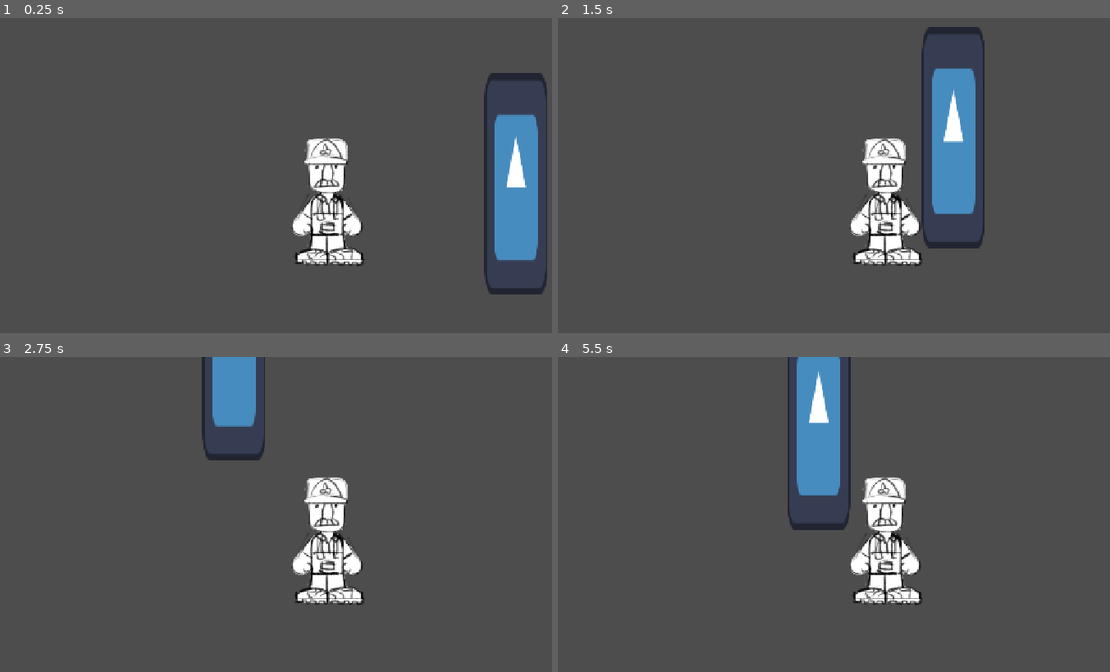
Above: before the commit, frames 1-4 (two rows, left to right).
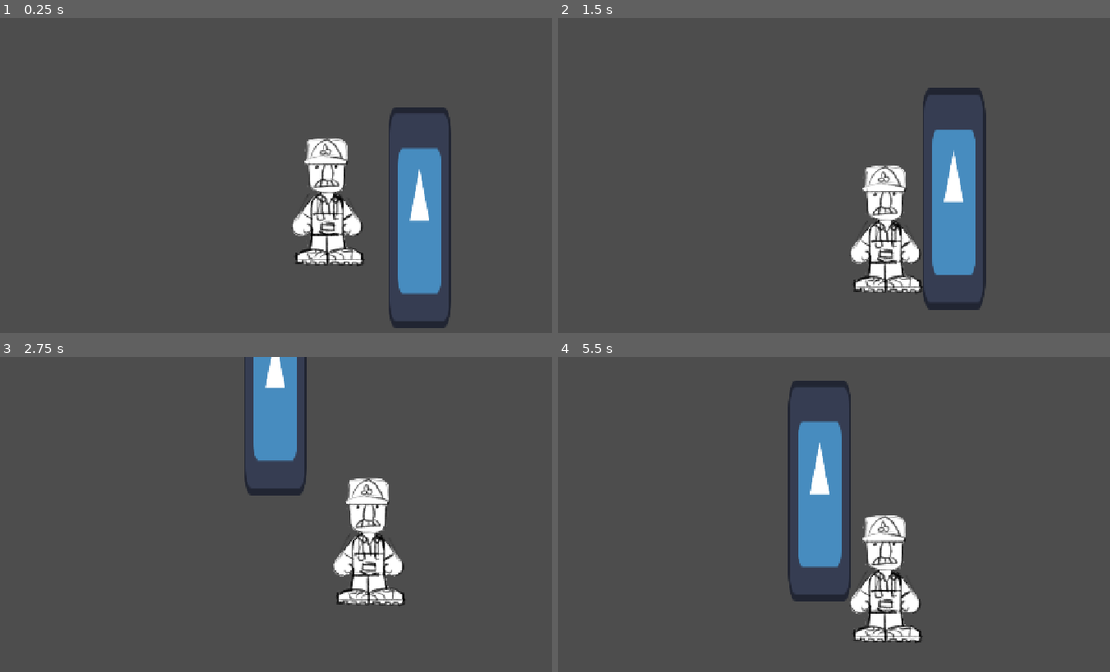
Above: after the commit, the same moments.

Repository: amtf1/last-farm
Game: Godot game, scene res://scenes/TestWorld.tscn
The game is run twice, just before and just after one commit, with the same random seed, the same clock (stepped at 60 frames per second) and the same inputs. The project has no main scene, so this scene is started directly. The engine's default icon, where the game draws it, is replaced by a stand-in: a white triangle on a blue panel in a dark square.
Inputs:
- Up to frame 1 (0.25 s): no input
- Up to frame 2 (1.5 s): tap Enter at 0.5 s; hold D (move_right) 0.53-1.28 s; hold S (move_down) from 1.28 s (still down)
- Up to frame 3 (2.75 s): release S (move_down) at 2.03 s; hold D (move_right) from 2.03 s (still down)
- Up to frame 4 (5.5 s): release D (move_right) at 2.78 s; hold W (move_up) 2.78-3.53 s; hold A (move_left) 3.53-5.03 s; tap Space at 5 s; hold S (move_down) from 5.03 s (still down)

The runs differ from the first frame. In frame 1, 9.1% of the frame differs, in the area x 70-100%, y 17-99%; in frame 2, 8.4%; in frame 3, 10%, in the area x 36-74%, y 0-79%; in frame 4, 8.6%.

Commit message:
fix: Collision shape do personagem(coloquei só no pé)

Diff:
--- a/project.godot
+++ b/project.godot
@@ -33,14 +33,34 @@
 "events": [Object(InputEventKey,"resource_local_to_scene":false,"resource_name":"","device":-1,"window_id":0,"alt_press …(192 unchanged characters)…
 ]
 }
-move_left={
-"deadzone": 0.2,
-"events": [null, Object(InputEventKey,"resource_local_to_scene":false,"resource_name":"","device":-1,"window_id":0,"alt_pressed":false,"shift_pressed":false,"ctrl_pressed":false,"meta_pressed":false,"pressed":false,"keycode":0,"physical_keycode":65,"key_label":0,"unicode":97,"location":0,"echo":false,"script":null)
-]
-}
 move_right={
 "deadzone": 0.2,
 "events": [Object(InputEventKey,"resource_local_to_scene":false,"resource_name":"","device":-1,"window_id":0,"alt_press …(192 unchanged characters)…
+]
+}
+move_left={
+"deadzone": 0.2,
+"events": [Object(InputEventKey,"resource_local_to_scene":false,"resource_name":"","device":-1,"window_id":0,"alt_pressed":false,"shift_pressed":false,"ctrl_pressed":false,"meta_pressed":false,"pressed":false,"keycode":0,"physical_keycode":65,"key_label":0,"unicode":97,"location":0,"echo":false,"script":null)
+]
+}
+attack={
+"deadzone": 0.2,
+"events": [Object(InputEventMouseButton,"resource_local_to_scene":false,"resource_name":"","device":-1,"window_id":0,"alt_pressed":false,"shift_pressed":false,"ctrl_pressed":false,"meta_pressed":false,"button_mask":0,"position":Vector2(0, 0),"global_position":Vector2(0, 0),"factor":1.0,"button_index":1,"canceled":false,"pressed":false,"double_click":false,"script":null)
+]
+}
+interact={
+"deadzone": 0.2,
+"events": [Object(InputEventKey,"resource_local_to_scene":false,"resource_name":"","device":-1,"window_id":0,"alt_pressed":false,"shift_pressed":false,"ctrl_pressed":false,"meta_pressed":false,"pressed":false,"keycode":0,"physical_keycode":69,"key_label":0,"unicode":101,"location":0,"echo":false,"script":null)
+]
+}
+weapon_1={
+"deadzone": 0.2,
+"events": [Object(InputEventKey,"resource_local_to_scene":false,"resource_name":"","device":-1,"window_id":0,"alt_pressed":false,"shift_pressed":false,"ctrl_pressed":false,"meta_pressed":false,"pressed":false,"keycode":0,"physical_keycode":49,"key_label":0,"unicode":49,"location":0,"echo":false,"script":null)
+]
+}
+weapon_2={
+"deadzone": 0.2,
+"events": [Object(InputEventKey,"resource_local_to_scene":false,"resource_name":"","device":-1,"window_id":0,"alt_pressed":false,"shift_pressed":false,"ctrl_pressed":false,"meta_pressed":false,"pressed":false,"keycode":0,"physical_keycode":50,"key_label":0,"unicode":50,"location":0,"echo":false,"script":null)
 ]
 }
 
--- a/scenes/TestWorld.tscn
+++ b/scenes/TestWorld.tscn
@@ -7,9 +7,6 @@
 size = Vector2(123, 432)
 
 [node name="TestWorld" type="Node2D" unique_id=233641398]
-
-[node name="Player" parent="." unique_id=1791284013 instance=ExtResource("1_o2kn8")]
-position = Vector2(628, 392)
 
 [node name="StaticBody2D" type="StaticBody2D" parent="." unique_id=1140238792]
 position = Vector2(993, 510)
@@ -22,3 +19,6 @@
 position = Vector2(1.4999561, -154.00003)
 scale = Vector2(0.9609368, 3.3749998)
 texture = ExtResource("2_devkw")
+
+[node name="Player" parent="." unique_id=1791284013 instance=ExtResource("1_o2kn8")]
+position = Vector2(816, 327)
--- a/scenes/player.tscn
+++ b/scenes/player.tscn
@@ -3,9 +3,8 @@
 [ext_resource type="Script" uid="uid://cwedtcwqhbcth" path="res://scripts/player.gd" id="1_g2els"]
 [ext_resource type="Texture2D" uid="uid://dk7bc4ud0s18m" path="res://assets/characters/player/idle/player.png" id="2_qhqgy"]
 
-[sub_resource type="CapsuleShape2D" id="CapsuleShape2D_6bl4t"]
-radius = 70.0
-height = 238.0
+[sub_resource type="RectangleShape2D" id="RectangleShape2D_sv253"]
+size = Vector2(138, 39)
 
 [node name="Player" type="CharacterBody2D" unique_id=1791284013]
 script = ExtResource("1_g2els")
@@ -15,6 +14,8 @@
 texture = ExtResource("2_qhqgy")
 
 [node name="CollisionShape2D" type="CollisionShape2D" parent="." unique_id=1701571676]
-shape = SubResource("CapsuleShape2D_6bl4t")
+position = Vector2(1, 101.5)
+shape = SubResource("RectangleShape2D_sv253")
 
 [node name="Camera2D" type="Camera2D" parent="." unique_id=1030324109]
+position_smoothing_enabled = true
